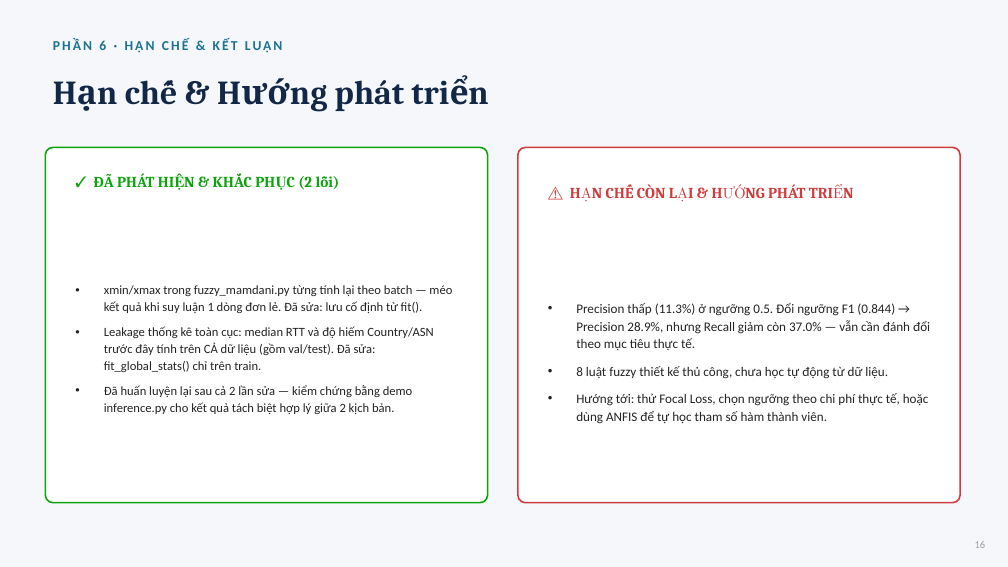
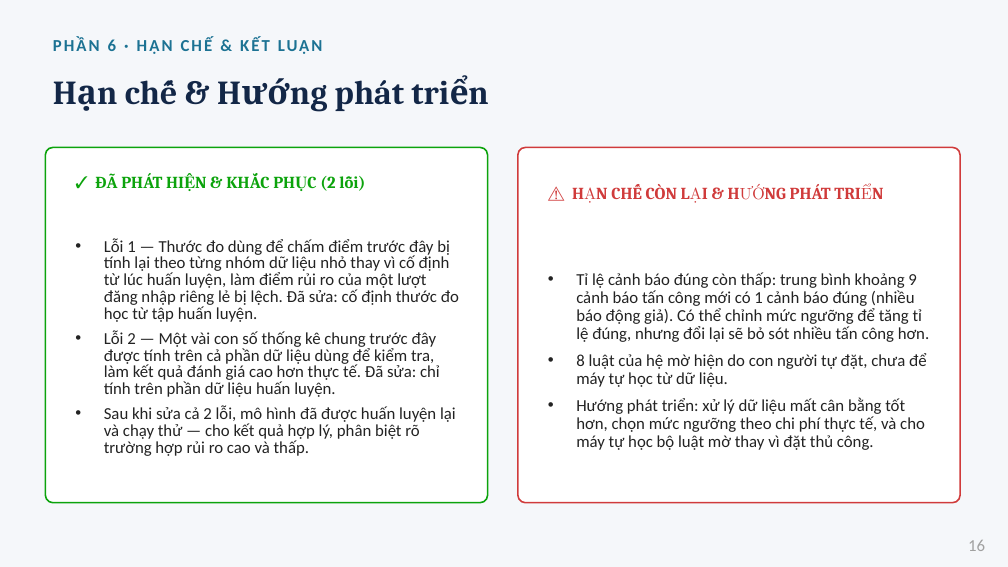
Before and after one commit to 2591317-student/MachineLearningAdvance, a slide deck: slide 16 of SlideThuyetTrinh_RBA_MLP_Fuzzy.pptx. Drawn at 1008x567 pixels with LibreOffice and Linux fonts; fonts in the diff are those of the drawing. Boxes give left, top, right and bottom in pixels: in the first picture for what was removed or moved away, otherwise in the second. Text is boxed around its words. In the diff, an @@ line names an element or a change of style, - is before the commit and + after.

```diff
--- a/SlideThuyetTrinh_RBA_MLP_Fuzzy.pptx
+++ b/SlideThuyetTrinh_RBA_MLP_Fuzzy.pptx
@@ text "PHẦN 6 · HẠN CHẾ ..." at [133, 348, 259, 377]: size 13 to 16 pt @@
@@ text "✓ ĐÃ PHÁT HIỆN & ..." at [95, 173, 365, 191]: size 14.5 to 16 pt @@
@@ text "⚠ HẠN CHẾ CÒN LẠI ..." at [576, 184, 725, 414]: size 14.5 to 16 pt @@
@@ text at [104, 238, 459, 456]: text changed; size 12 to 16 pt @@
-• xmin/xmax trong fuzzy_mamdani.py từng tính lại theo batch — méo kết quả khi suy luận 1 dòng đơn lẻ. Đã sửa: lưu cố định từ fit().
-• Leakage thống kê toàn cục: median RTT và độ hiếm Country/ASN trước đây tính trên CẢ dữ liệu (gồm val/test). Đã sửa: fit_global_stats() chỉ trên train.
-• Đã huấn luyện lại sau cả 2 lần sửa — kiểm chứng bằng demo inference.py cho kết quả tách biệt hợp lý giữa 2 kịch bản.
+• Lỗi 1 — Thước đo dùng để chấm điểm trước đây bị tính lại theo từng nhóm dữ liệu nhỏ thay vì cố định từ lúc huấn luyện, làm điểm rủi ro của một lượt đăng nhập riêng lẻ bị lệch. Đã sửa: cố định thước đo học từ tập huấn luyện.
+• Lỗi 2 — Một vài con số thống kê chung trước đây được tính trên cả phần dữ liệu dùng để kiểm tra, làm kết quả đánh giá cao hơn thực tế. Đã sửa: chỉ tính trên phần dữ liệu huấn luyện.
+• Sau khi sửa cả 2 lỗi, mô hình đã được huấn luyện lại và chạy thử — cho kết quả hợp lý, phân biệt rõ trường hợp rủi ro cao và thấp.
@@ text at [576, 272, 929, 450]: text changed; size 12.5 to 16 pt @@
-• Precision thấp (11.3%) ở ngưỡng 0.5. Đổi ngưỡng F1 (0.844) → Precision 28.9%, nhưng Recall giảm còn 37.0% — vẫn cần đánh đổi theo mục tiêu thực tế.
-• 8 luật fuzzy thiết kế thủ công, chưa học tự động từ dữ liệu.
-• Hướng tới: thử Focal Loss, chọn ngưỡng theo chi phí thực tế, hoặc dùng ANFIS để tự học tham số hàm thành viên.
+• Tỉ lệ cảnh báo đúng còn thấp: trung bình khoảng 9 cảnh báo tấn công mới có 1 cảnh báo đúng (nhiều báo động giả). Có thể chỉnh mức ngưỡng để tăng tỉ lệ đúng, nhưng đổi lại sẽ bỏ sót nhiều tấn công hơn.
+• 8 luật của hệ mờ hiện do con người tự đặt, chưa để máy tự học từ dữ liệu.
+• Hướng phát triển: xử lý dữ liệu mất cân bằng tốt hơn, chọn mức ngưỡng theo chi phí thực tế, và cho máy tự học bộ luật mờ thay vì đặt thủ công.
@@ text "16" at [968, 540, 985, 551]: size 10 to 16 pt @@
```
Also in this commit, not shown: 16 other slides changed, 3 other files.
